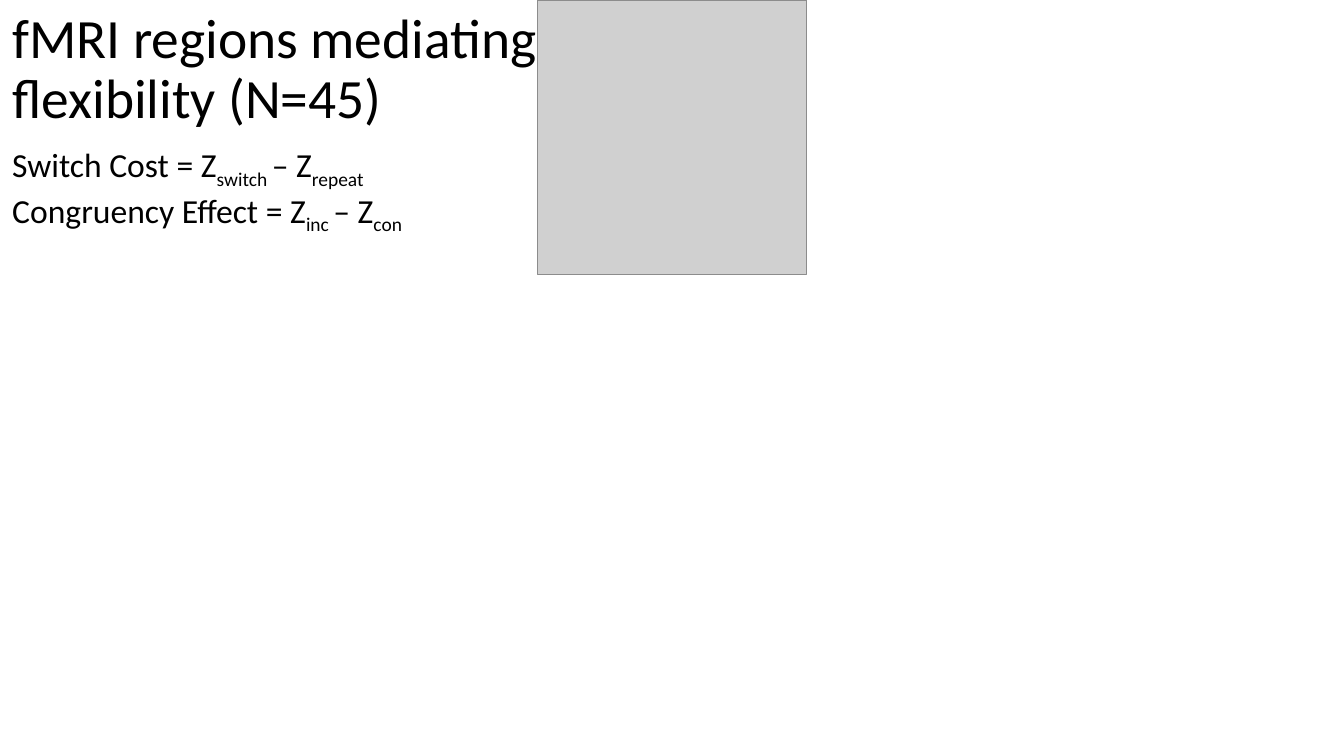
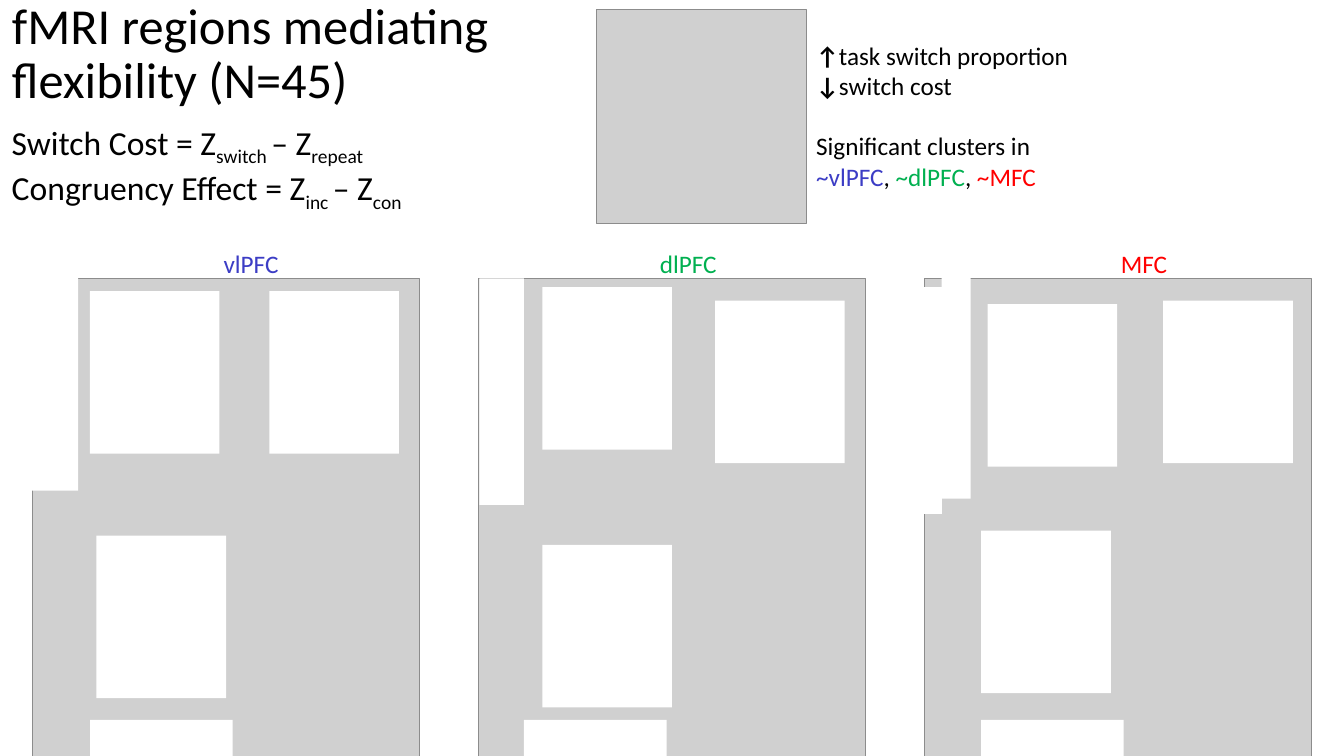
Before and after one commit to jimzhang629/third_year_talk, a slide deck: slide 35 of thirdYearTalk_JZ1.pptx (slide 24 before the commit). Drawn at 1344x756 pixels with LibreOffice and Linux fonts; fonts in the diff are those of the drawing; grey boxes stand for pictures. Boxes give left, top, right and bottom in pixels: in the first picture for what was removed or moved away, otherwise in the second. Text is boxed around its words. In the diff, an @@ line names an element or a change of style, - is before the commit and + after.

```diff
--- a/thirdYearTalk_JZ1.pptx
+++ b/thirdYearTalk_JZ1.pptx
@@ title "fMRI regions mediating flexibility (N=45)": place and size @@
-title "fMRI regions mediating flexibility (N=45)" at (12,19,537,127)
+title "fMRI regions mediating flexibility (N=45)" at (12,9,488,106)
@@ title "fMRI regions mediating flexibility (N=45)" at (12,9,488,106): size 39.6 to 36 pt @@
@@ picture: place and size @@
-picture at (537,0,806,274)
+picture at (597,9,807,224)
@@ text added at (816,46,1068,189), 18 pt, text #000000 @@
+↑task switch proportion ↓switch cost
+Significant clusters in ~vlPFC, ~dlPFC, ~MFC
@@ text "Switch Cost = Zswitch – ...": place and size @@
-text "Switch Cost = Zswitch – ..." at (12,153,258,229)
+text "Switch Cost = Zswitch – ..." at (12,131,257,206)
@@ rectangle added at (30,264,78,491), fill #FFFFFF @@
@@ text added at (224,255,279,280), 18 pt, text #3C3DC5 @@
+vlPFC
@@ text added at (660,255,717,280), 18 pt, text #00B050 @@
+dlPFC
@@ text added at (1121,256,1167,280), 18 pt, text #FF0000 @@
+MFC
@@ picture added at (33,278,420,756) @@
@@ rectangle added at (90,291,220,454), fill #FFFFFF @@
@@ rectangle added at (269,291,399,454), fill #FFFFFF @@
@@ picture added at (479,278,866,756) @@
@@ rectangle added at (480,278,524,505), fill #FFFFFF @@
@@ rectangle added at (542,287,673,450), fill #FFFFFF @@
@@ rectangle added at (922,287,942,514), fill #FFFFFF @@
@@ picture added at (925,278,1312,756) @@
@@ rectangle added at (942,272,971,499), fill #FFFFFF @@
@@ rectangle added at (716,300,846,463), fill #FFFFFF @@
@@ rectangle added at (988,304,1118,467), fill #FFFFFF @@
@@ rectangle added at (1164,300,1294,463), fill #FFFFFF @@
@@ rectangle added at (97,535,227,698), fill #FFFFFF @@
@@ rectangle added at (982,530,1112,693), fill #FFFFFF @@
@@ rectangle added at (542,544,673,707), fill #FFFFFF @@
@@ rectangle added at (90,720,232,756), fill #FFFFFF @@
@@ rectangle added at (524,720,666,756), fill #FFFFFF @@
@@ rectangle added at (981,720,1123,756), fill #FFFFFF @@
```
Also in this commit, not shown: 14 other slides changed, 22 slides added, 1 slide removed.
